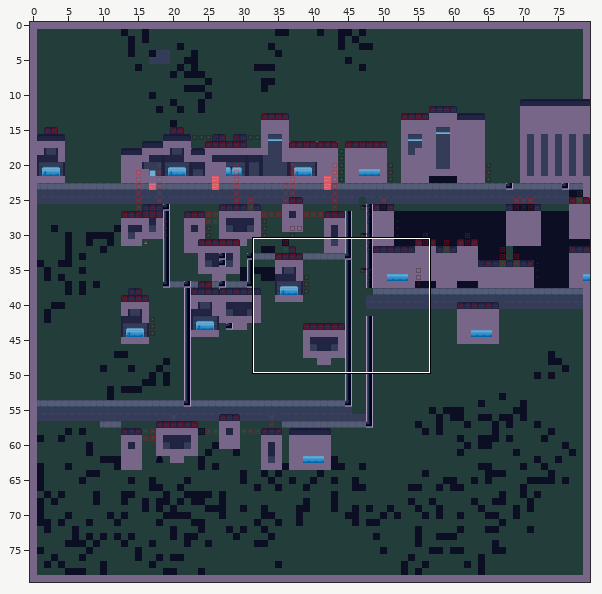
Two versions of a level (Tiled map, tiledMaps/City.tmx). The picture above shows the old version from afar; the outline marks the close-up.
Close-up. Old version:
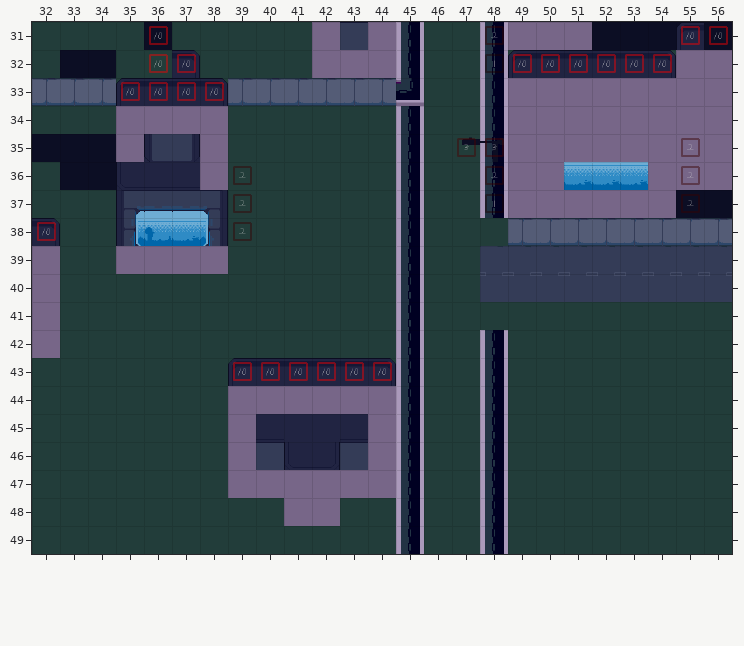
Cells are 40x40 px. Shown: x 32..56, y 31..49. The commit also changed other parts of the map, which this record leaves out.
After the commit:
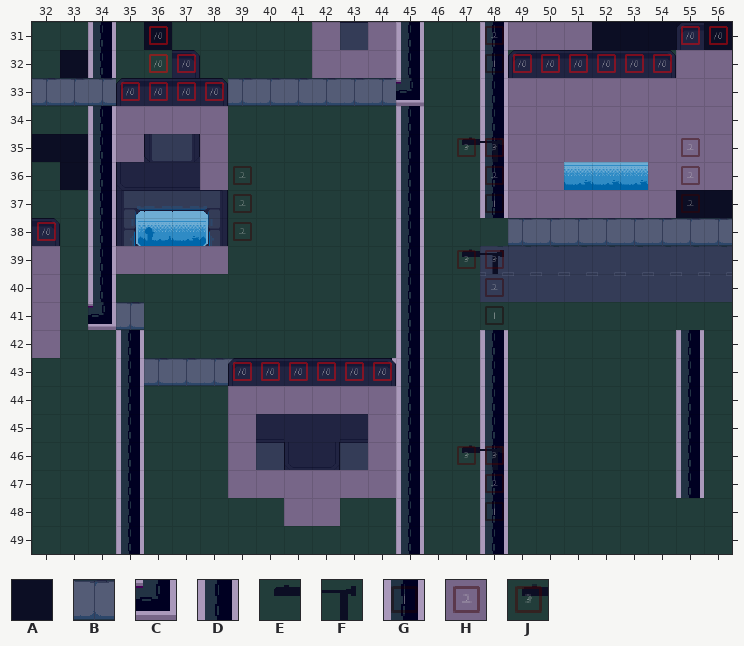
Key: from "AllTiles": A 0, B 3, C 4, D 5, E 94, F 95; from "height": G 0, H 1, J 2.
_ is an empty cell.
See-through tiles are keyed as they look on the map.
Changes in this commit:
Layer "Ground":
Tile B is added in row 41 at x 35; in row 43 at x 36 to 39.
Tile C is added in row 41 at x 34; in row 43 at x 44.
Tile D replaces tile A in row 32 at x 34; in rows 35 to 36 at x 34.
Tile D is added in row 31 at x 34; in row 34 at x 34; in rows 37 to 40 at x 34; in rows 42 to 47 at x 35 and 55; in rows 48 to 49 at x 35.
Layer "Depth-Sorted":
Tile E is added in row 39 at x 47; in row 46 at x 47.
Tile F is added in row 39 at x 48; in row 46 at x 48.
Layer "Heightmap":
Tile G is added in row 41 at x 48; in row 48 at x 48.
Tile H is added in row 40 at x 48; in row 47 at x 48.
Tile J is added in row 39 at x 47 to 48; in row 46 at x 47 to 48.
Where, in picture pixels (left, top, right, bottom), the same in both close-ups:
changed: (88, 22, 116, 78)
changed: (88, 106, 233, 554)
added: (457, 249, 504, 325)
added: (676, 330, 704, 498)
added: (390, 358, 396, 364)
added: (457, 445, 504, 521)
